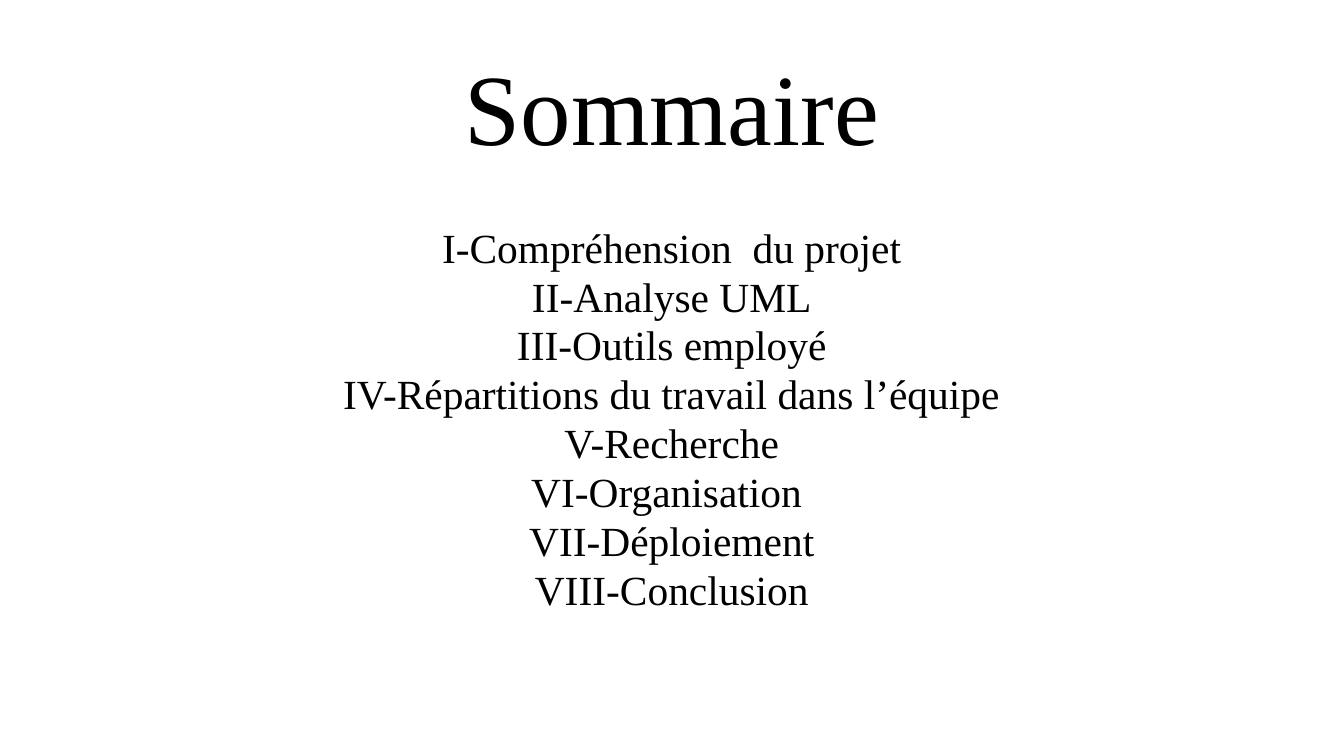
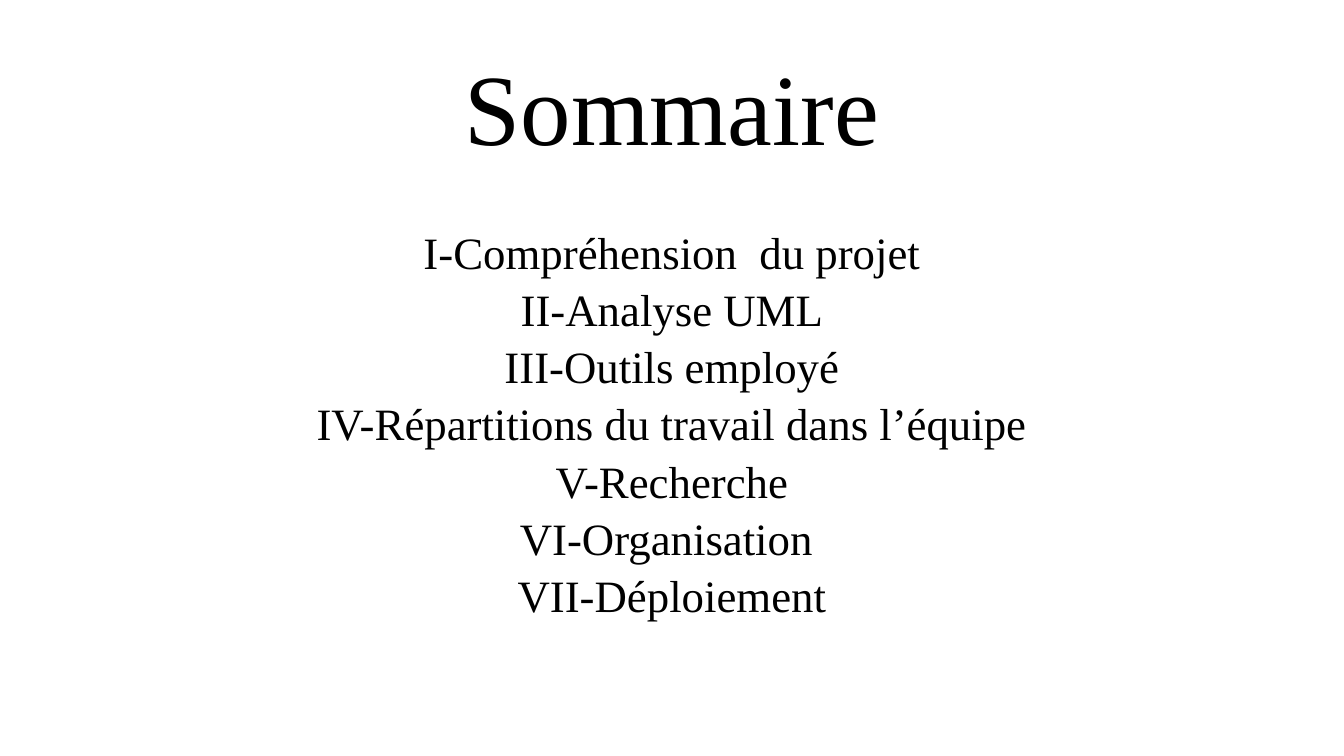
Before and after one commit to BtsSnirGpe/2020csg1, a slide deck: slide 2 of e1/doc/2020_csg1-cdc-E1-rev-1.pptx. Drawn at 1344x756 pixels with LibreOffice and Linux fonts; fonts in the diff are those of the drawing. Boxes give left, top, right and bottom in pixels: in the first picture for what was removed or moved away, otherwise in the second. Text is boxed around its words. In the diff, an @@ line names an element or a change of style, - is before the commit and + after.

```diff
--- a/e1/doc/2020_csg1-cdc-E1-rev-1.pptx
+++ b/e1/doc/2020_csg1-cdc-E1-rev-1.pptx
@@ text "I-Compréhension du projet" at <box>317,238,1026,621</box>: size 29.6 to 32 pt; line spacing 0.7 to 0.8 @@
@@ text at <box>535,576,809,606</box>: paragraph removed @@
-VIII-Conclusion
```
Also in this commit, not shown: 4 other slides changed, 1 slide removed.
